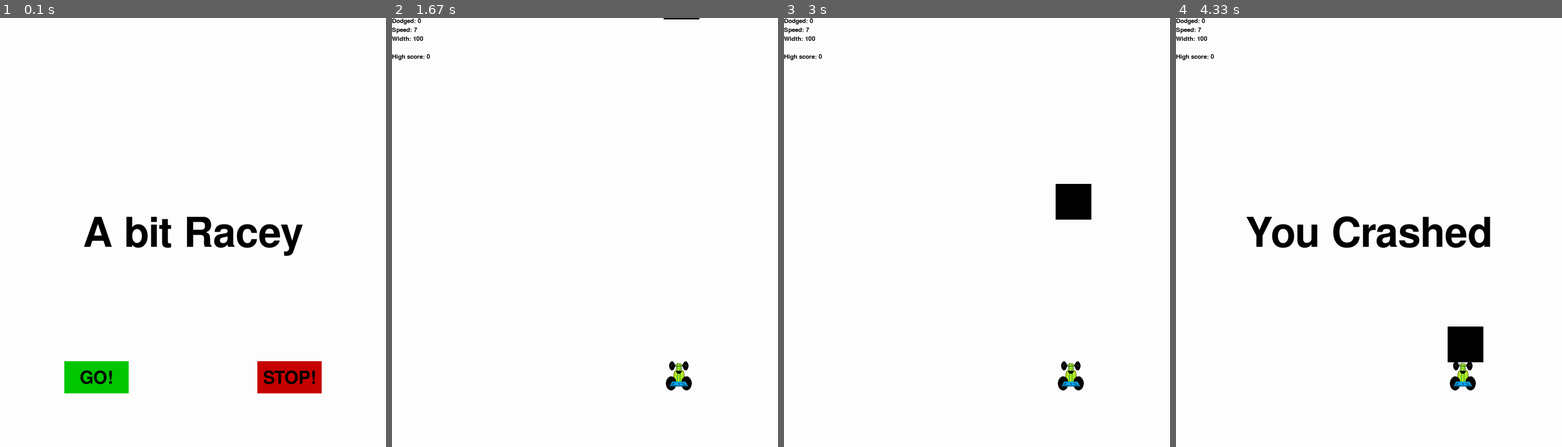
Above: before the commit, frames 1-4 (left to right).
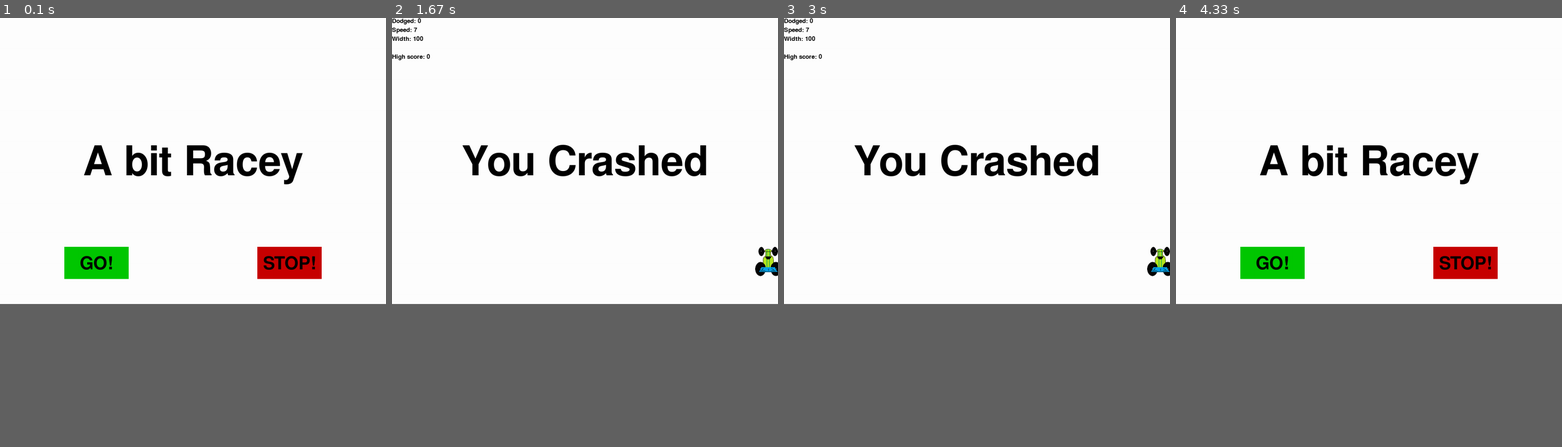
Above: after the commit, the same moments.

Repository: matt-stacey/programming-tutorials
Game: pygame game, started from Python/sentdex/pygame_tutorial.py
Two runs of this game, one before a commit and one after it. Both use one fixed random seed, a clock stepped at 60 frames per second and the inputs below.
Inputs (mouse positions are in pixels of both pictures, inside the frame that each line leads up to):
- Up to frame 1 (0.1 s): no input
- Up to frame 2 (1.67 s): click "GO!" at 0.42 s; hold Right 0.67-1.13 s; move the mouse to (708, 155) at 0.7 s; hold Right 1.17-1.63 s
- Up to frame 3 (3 s): no input
- Up to frame 4 (4.33 s): no input
In our replay, the window is 810x900 before the commit and 810x600 after it. These sizes can differ from the game's own. Grey fills any space a smaller window leaves; there, only what the larger window draws over its background counts as a difference.

The runs differ from the first frame. In frame 1, 8.7% of the frame differs, in the area x 16-84%, y 29-88%; in frame 2, 2.7%; in frame 3, 3.4%; in frame 4, 7.7%.

Commit message:
completing game

Diff:
--- a/Python/sentdex/pygame_tutorial.py
+++ b/Python/sentdex/pygame_tutorial.py
@@ -12,7 +12,7 @@
 log = open(os.path.join(res, 'game.log'), 'w')
 
 display_width = 1080
-display_height = 1200
+display_height = 800
 
 gameDisplay = pygame.display.set_mode((display_width, display_height))
 pygame.display.set_caption('A Bit Racey')
@@ -30,7 +30,7 @@
 
 carImg = pygame.image.load(os.path.join(res, 'racecar.png'))
 car_width = 73
-car_height = 73  # just a guess for now
+car_height = 73
 car_spd = 10
 
 #pygame.mixer.init()
@@ -113,9 +113,6 @@
         TextRect.center = ((display_width/2),(display_height/2))
         gameDisplay.blit(TextSurf, TextRect)
 
-        #mouse = pygame.mouse.get_pos()
-
-        #print(mouse)
         #button(msg,x,y,w,h,ic,ac,s,func)
         button('GO!', btn_L, btn_up, btn_w, btn_h, green, bright_green, 50, game_loop)
         button('STOP!', btn_R, btn_up, btn_w, btn_h, red, bright_red, 50, exit_game)
@@ -164,9 +161,9 @@
                     x_change[event.fingerId] = car_spd
             if event.type == pygame.KEYDOWN:
                 if event.key == pygame.K_LEFT:
-                    x_change[event.key] = -5
+                    x_change[event.key] = -car_spd
                 if event.key == pygame.K_RIGHT:
-                    x_change[event.key] = 5
+                    x_change[event.key] = car_spd
 
             if event.type == pygame.FINGERUP:
                 x_change.pop(event.fingerId, None)
@@ -179,7 +176,6 @@
         thing_starty += thing_speed
 
         gameDisplay.fill(white)
-        # things(thingx, thingy, thingw, thingh, color)
         things(thing_startx, thing_starty, thing_width, thing_height, thing_color)
         car(x, y)
         things_dodged(dodged, thing_speed, thing_width)
